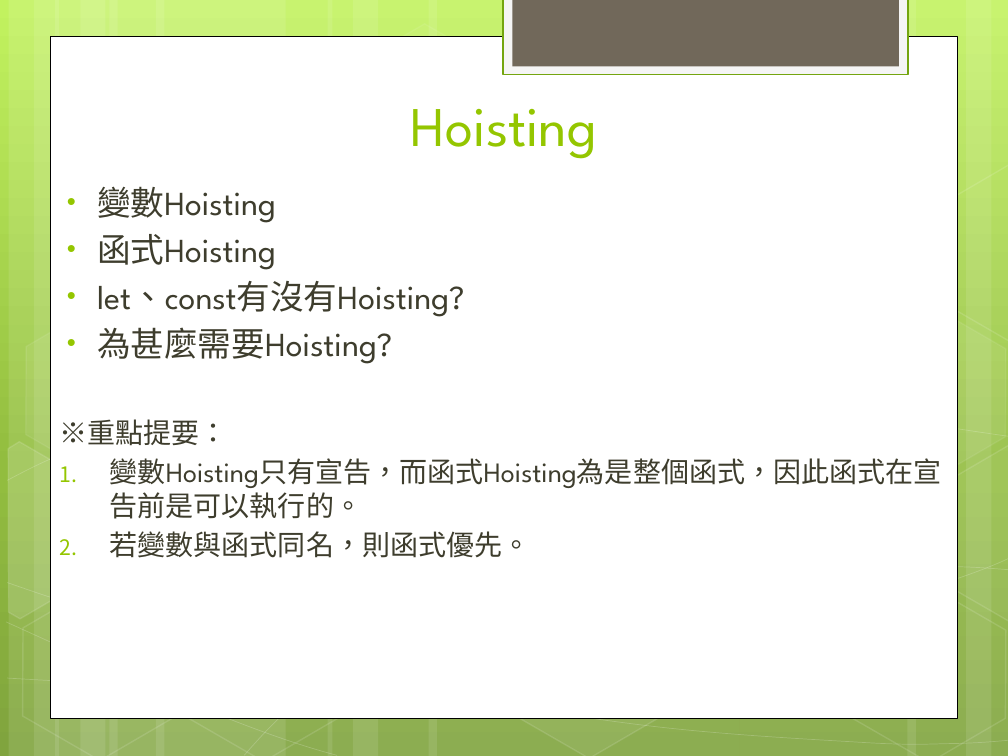
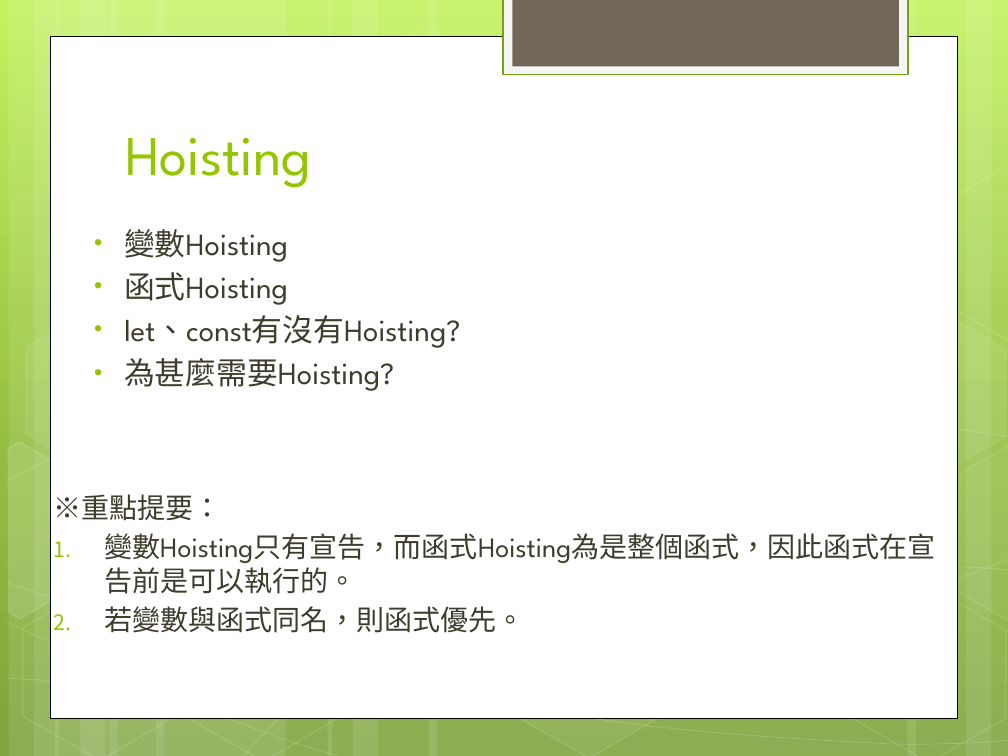
Before and after one commit to jackru6g6/JavaScript_Education, a slide deck: slide 3 of JavaScript教學及應用_08.22報告.pptx. Drawn at 1008x756 pixels with LibreOffice and Linux fonts; fonts in the diff are those of the drawing. Boxes give left, top, right and bottom in pixels: in the first picture for what was removed or moved away, otherwise in the second. Text is boxed around its words. In the diff, an @@ line names an element or a change of style, - is before the commit and + after.

```diff
--- a/JavaScript教學及應用_08.22報告.pptx
+++ b/JavaScript教學及應用_08.22報告.pptx
@@ text "Hoisting": place and size @@
-text "Hoisting" at (411, 109, 597, 159)
+text "Hoisting" at (125, 138, 311, 188)
@@ text "Hoisting" at (125, 138, 311, 188): alignment centre to left @@
@@ text "變數Hoisting": place and size @@
-text "變數Hoisting" at (59, 186, 942, 558)
+text "變數Hoisting" at (54, 229, 936, 633)
@@ text at (124, 229, 460, 391): size 24 to 22 pt in "變數Hoisting", "函式Hoisting", "let、const有沒有Hoisting?", "為甚麼需要Hoisting?"; list level 1 to 2 in "變數Hoisting"; list level 1 to 2 in "函式Hoisting"; list level 1 to 2 in "let、const有沒有Hoisting?"; list level 1 to 2 in "為甚麼需要Hoisting?" @@
```
Also in this commit, not shown: 3 other slides changed, 3 slides removed.
